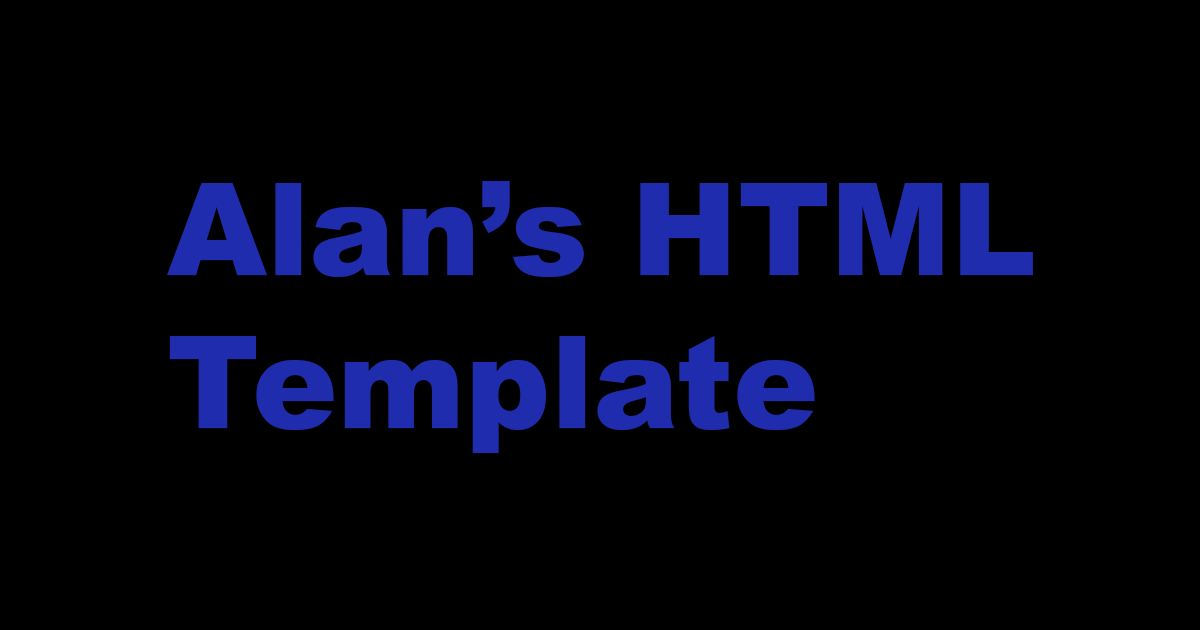
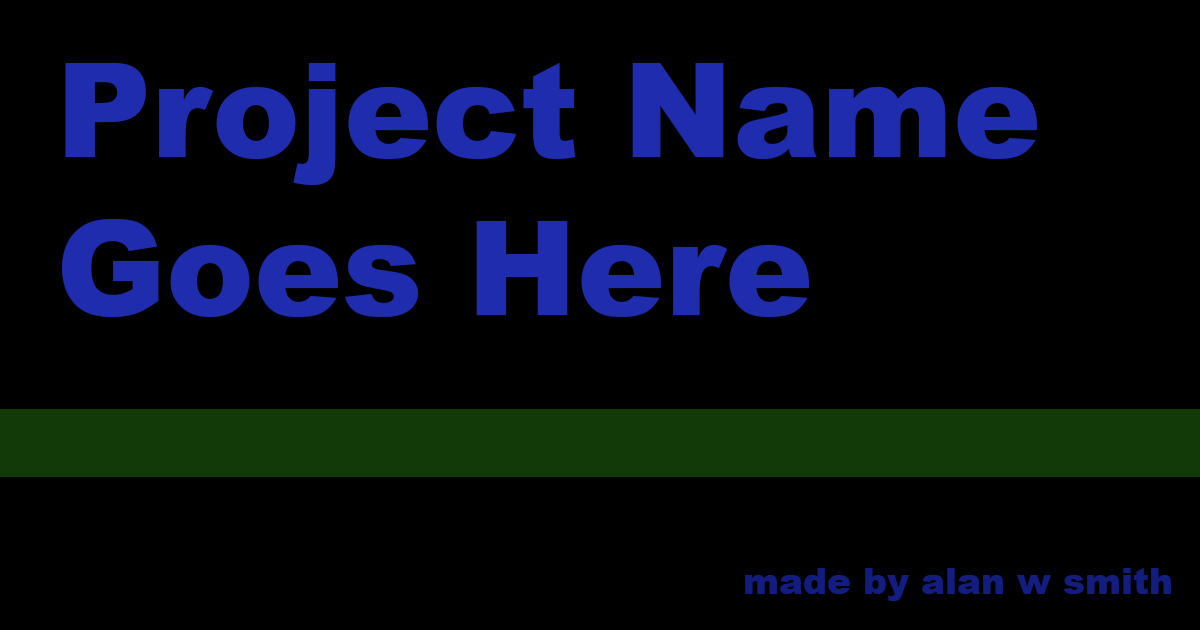
Layer changes from the first 1200 x 630 image to the second:
renamed "Alan’s HTML Template" to "Project Name Goes Here", painted on it over [62,63,1037,453]
added layer "made by alan w smith" above "Layer 2" over [745,568,1171,601]
added layer "Layer 2" (screen) above "Layer 1" over [0,409,1200,477]
